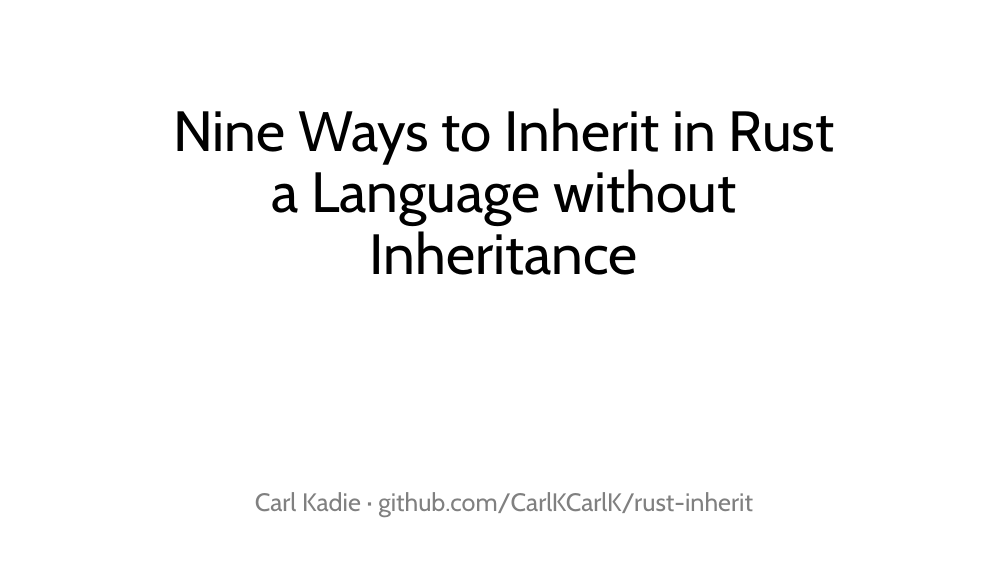
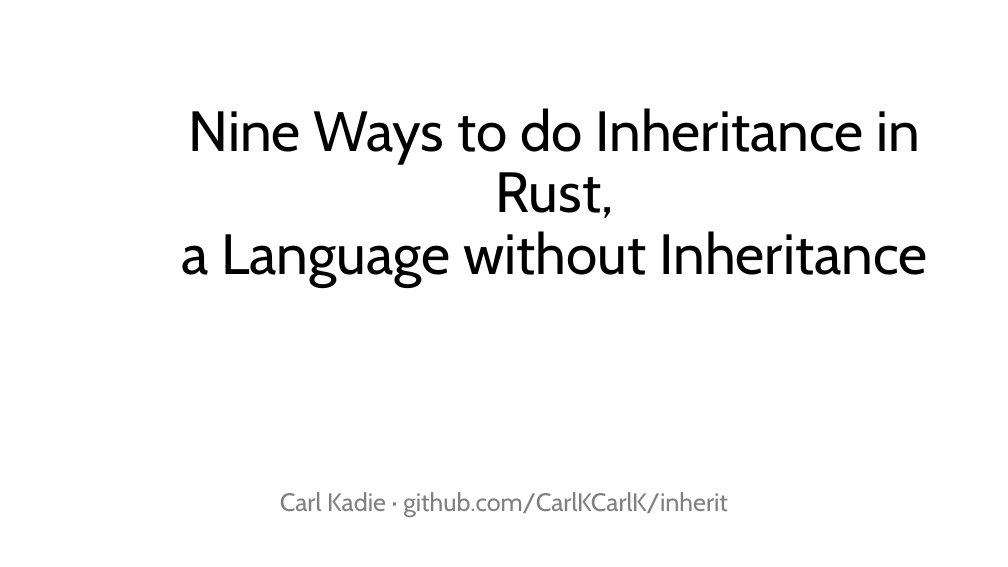
Before and after one commit to CarlKCarlK/inherit, a slide deck: slide 1 of docs/intro.pptx. Drawn at 1008x567 pixels with LibreOffice and Linux fonts; fonts in the diff are those of the drawing. Boxes give left, top, right and bottom in pixels: in the first picture for what was removed or moved away, otherwise in the second. Text is boxed around its words. In the diff, an @@ line names an element or a change of style, - is before the commit and + after.

```diff
--- a/docs/intro.pptx
+++ b/docs/intro.pptx
@@ title at [181, 108, 927, 286]: text changed @@
-Nine Ways to Inherit in Rust
-a Language without Inheritance
+Nine Ways to do Inheritance in Rust,
+a Language without Inheritance
@@ subtitle at [280, 492, 728, 517]: text changed @@
-Carl Kadie · github.com/CarlKCarlK/rust-inherit
+Carl Kadie · github.com/CarlKCarlK/inherit
```
Also in this commit, not shown: 1 other slide changed, 37 other files.
